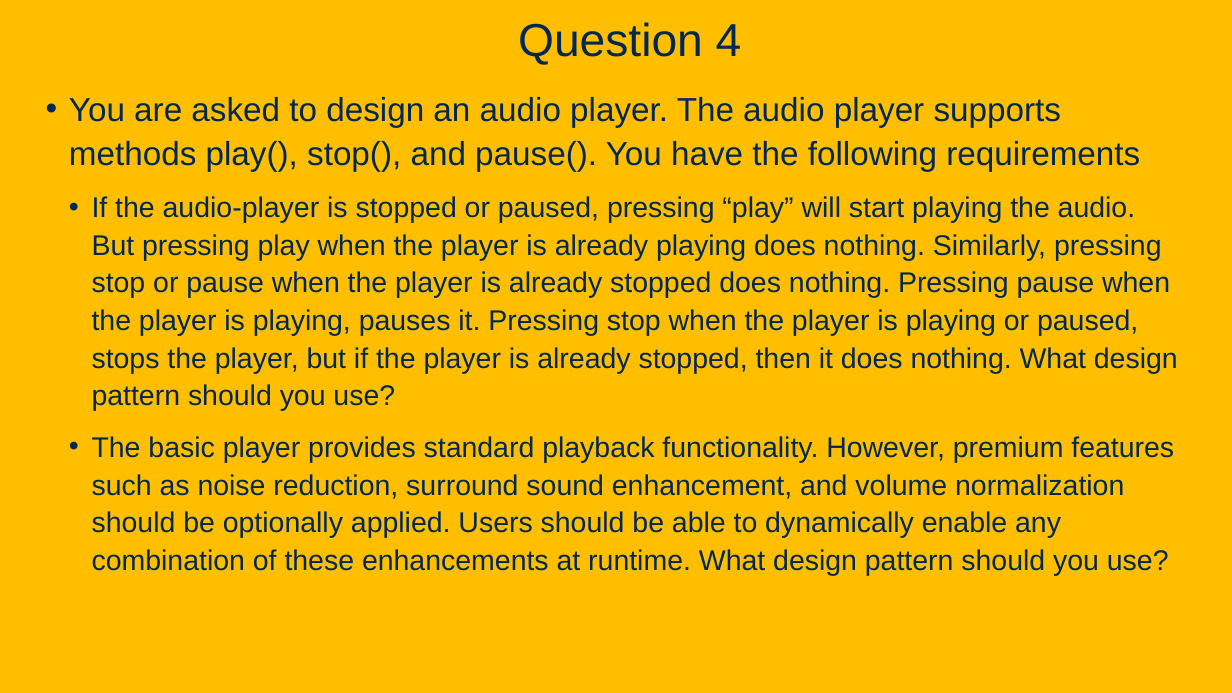
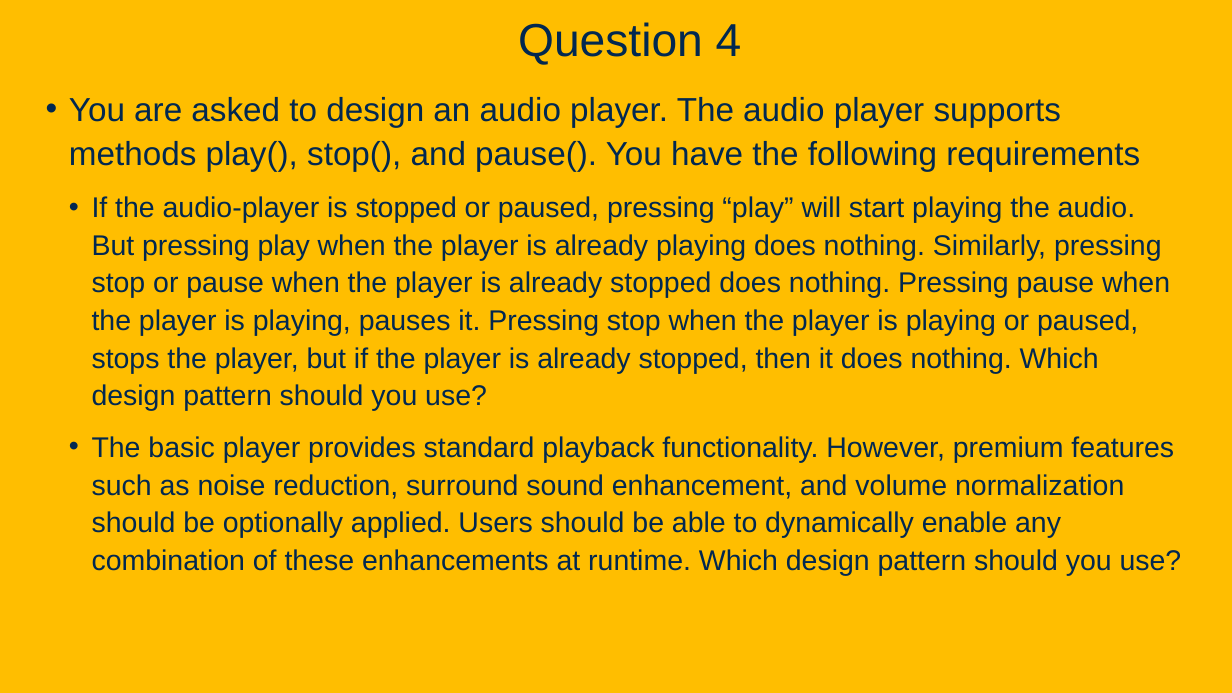
Before and after one commit to davsec-teaching/ECS160-Winter2025, a slide deck: slide 12 of slides/Sample_final_questions.pptx (slide 13 before the commit). Drawn at 1232x693 pixels with LibreOffice and Linux fonts; fonts in the diff are those of the drawing; background and template pictures are left out. Boxes give left, top, right and bottom in pixels: in the first picture for what was removed or moved away, otherwise in the second. Text is boxed around its words. In the diff, an @@ line names an element or a change of style, - is before the commit and + after.

Commit message:
Updated slides

```diff
--- a/slides/Sample_final_questions.pptx
+++ b/slides/Sample_final_questions.pptx
@@ text at <box>92,196,1182,576</box>: text changed @@
-  • If the audio-player is stopped or paused, pressing “play” will start playing the audio. But pressing play when the player is already playing does nothing. Similarly, pressing stop or pause when the player is already stopped does nothing. Pressing pause when the player is playing, pauses it. Pressing stop when the player is playing or paused, stops the player, but if the player is already stopped, then it does nothing. What design pattern should you use?
-  • The basic player provides standard playback functionality. However, premium features such as noise reduction, surround sound enhancement, and volume normalization should be optionally applied. Users should be able to dynamically enable any combination of these enhancements at runtime. What design pattern should you use?
+  • If the audio-player is stopped or paused, pressing “play” will start playing the audio. But pressing play when the player is already playing does nothing. Similarly, pressing stop or pause when the player is already stopped does nothing. Pressing pause when the player is playing, pauses it. Pressing stop when the player is playing or paused, stops the player, but if the player is already stopped, then it does nothing. Which design pattern should you use?
+  • The basic player provides standard playback functionality. However, premium features such as noise reduction, surround sound enhancement, and volume normalization should be optionally applied. Users should be able to dynamically enable any combination of these enhancements at runtime. Which design pattern should you use?
```
Also in this commit, not shown: 2 other slides changed, 3 slides added.
